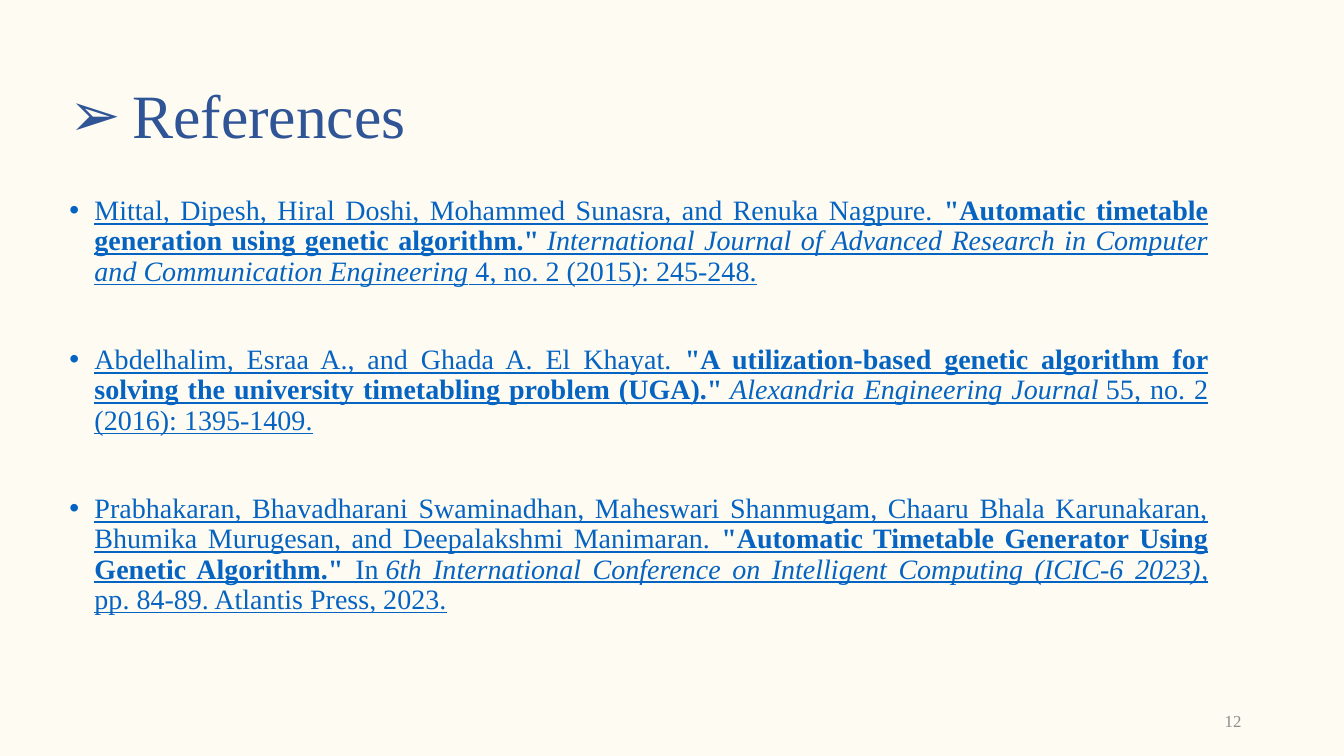
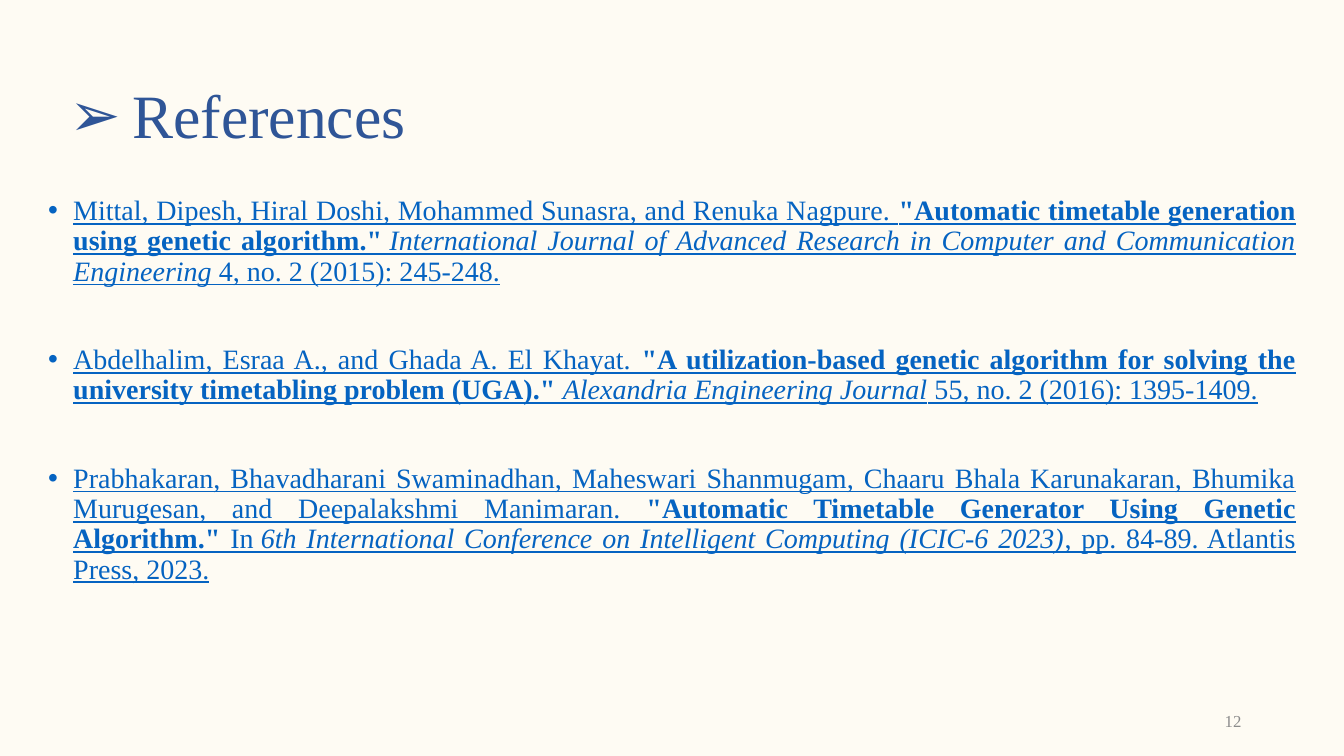
Before and after one commit to s-saanvi/Collection, a slide deck: slide 12 of Synopsis/Synopsis Presentation.pptx. Drawn at 1344x756 pixels with LibreOffice and Linux fonts; fonts in the diff are those of the drawing. Boxes give left, top, right and bottom in pixels: in the first picture for what was removed or moved away, otherwise in the second. Text is boxed around its words. In the diff, an @@ line names an element or a change of style, - is before the commit and + after.

```diff
--- a/Synopsis/Synopsis Presentation.pptx
+++ b/Synopsis/Synopsis Presentation.pptx
@@ text "Mittal, Dipesh, Hiral Doshi, Mohammed ..." rewrapped from (94, 200, 1208, 614) to (73, 200, 1296, 583) @@
```
Also in this commit, not shown: 8 other slides changed, 1 slide removed, 4 other files.
